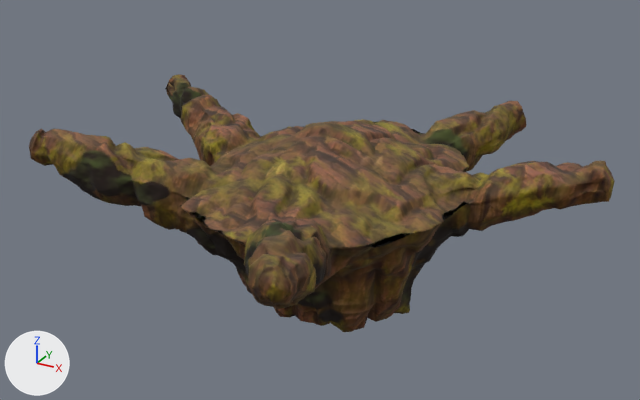
The glTF model assets/models/cave/rtree_stump.glb: old version first, new version second.
Rendered twice from a camera (50 mm lens) standing at (0.73, -1.243, 1.637) and looking at (0.032, 0.026, 1.003). Lighting does not change. The marker at lower left points along +X, +Y and +Z. The first picture is the older version. Mesh edges are drawn as thin lines on the coarser meshes.

Objects in the first picture: 'bark'.
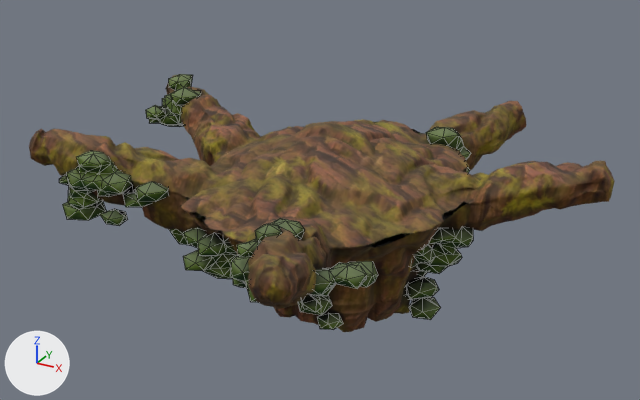
Location of each change, [x1, y1, x2, y2] in pixels of the pictures (640 x 400 px):
'moss', added: after [59, 74, 473, 330]

Patch to the scene script:
```diff
--- a/assets/models/cave/rtree_stump.glb.py
+++ b/assets/models/cave/rtree_stump.glb.py
@@ img_moss_rtree_stump_col @@
+img_moss_rtree_stump_col = load_image('moss_rtree_stump_col', '_unpacked/moss_rtree_stump_col', 1024, 1024, 'sRGB')
@@ img_moss_rtree_stump_nrm @@
+img_moss_rtree_stump_nrm = load_image('moss_rtree_stump_nrm', '_unpacked/moss_rtree_stump_nrm', 1024, 1024, 'Non-Color')
@@ mat_moss_rtree_stump @@
+mat_moss_rtree_stump = bpy.data.materials.new('moss_rtree_stump')
+# uses the picture img_moss_rtree_stump_col
+# uses the picture img_moss_rtree_stump_nrm
@@ me_icosphere_260 @@
+me_icosphere_260.from_pydata(...)  # 1272 vertices, 2500 faces; spans x -0.469..0.344, y -0.335..0.302, z 0.781..1.134
+me_icosphere_260.materials.append(mat_moss_rtree_stump)
@@ ob_moss @@
+ob_moss = bpy.data.objects.new('moss', me_icosphere_260)
+ob_moss.location = (0.0, 0.0, 0.0)
```
